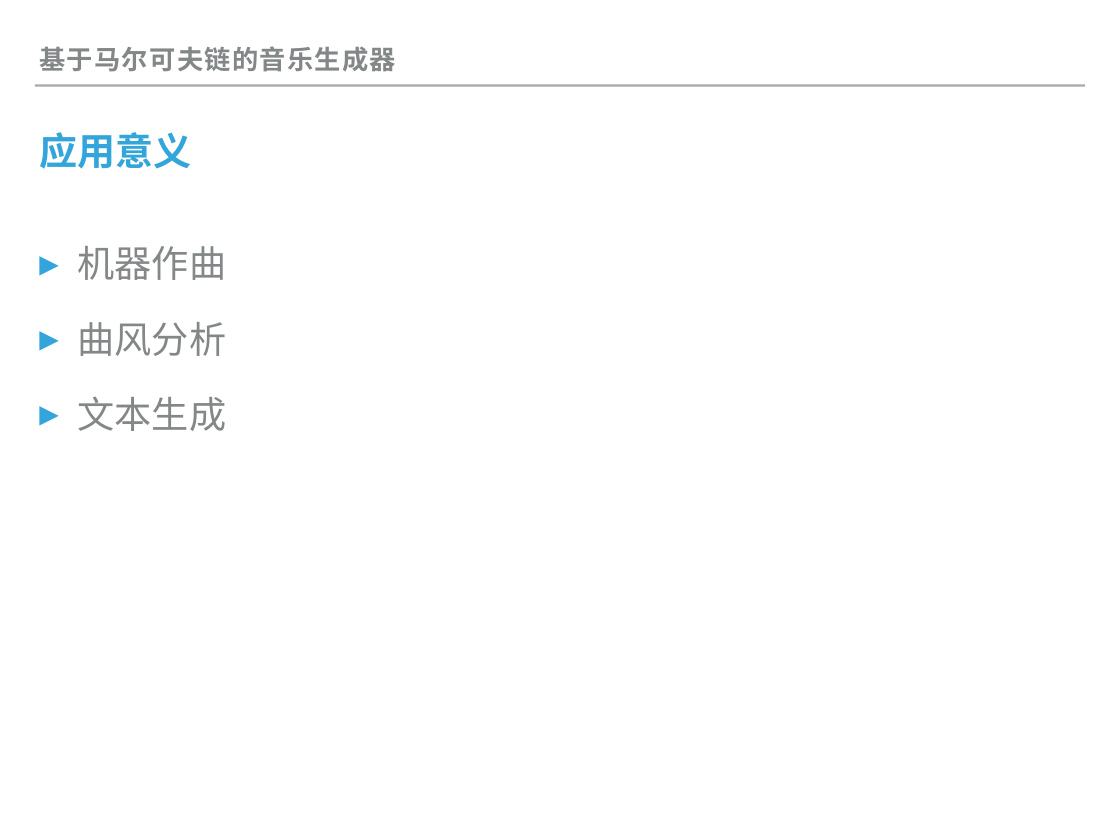
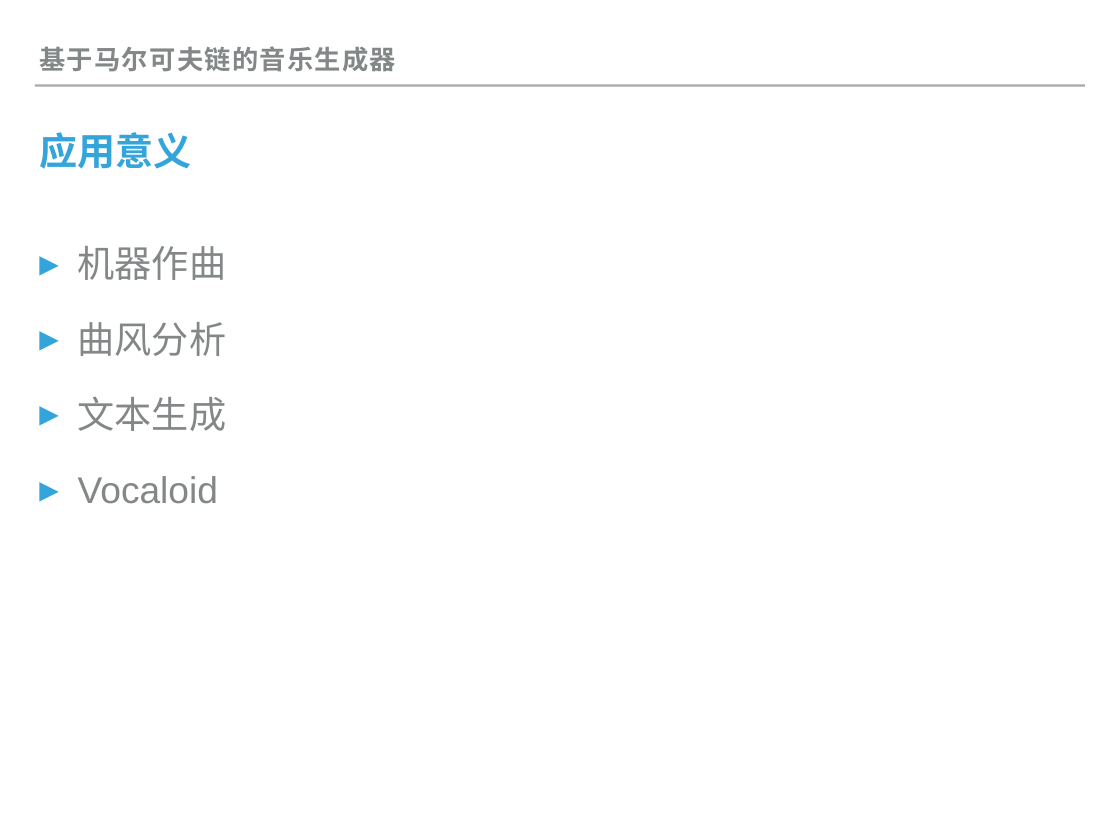
Before and after one commit to eggry/JavaComposer, a slide deck: slide 8 of 立项ppt/report.pptx. Drawn at 1120x840 pixels with LibreOffice and Linux fonts; fonts in the diff are those of the drawing. Boxes give left, top, right and bottom in pixels: in the first picture for what was removed or moved away, otherwise in the second. Text is boxed around its words. In the diff, an @@ line names an element or a change of style, - is before the commit and + after.

```diff
--- a/立项ppt/report.pptx
+++ b/立项ppt/report.pptx
@@ text at (78,476,218,504): paragraph added @@
+▸ Vocaloid
```
Also in this commit, not shown: 3 other slides changed, 23 other files.
